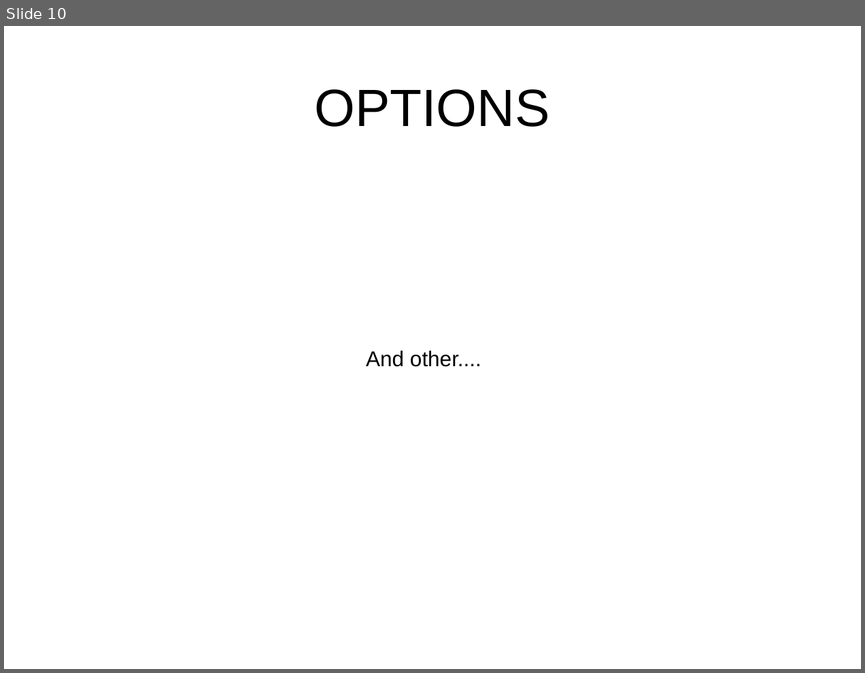
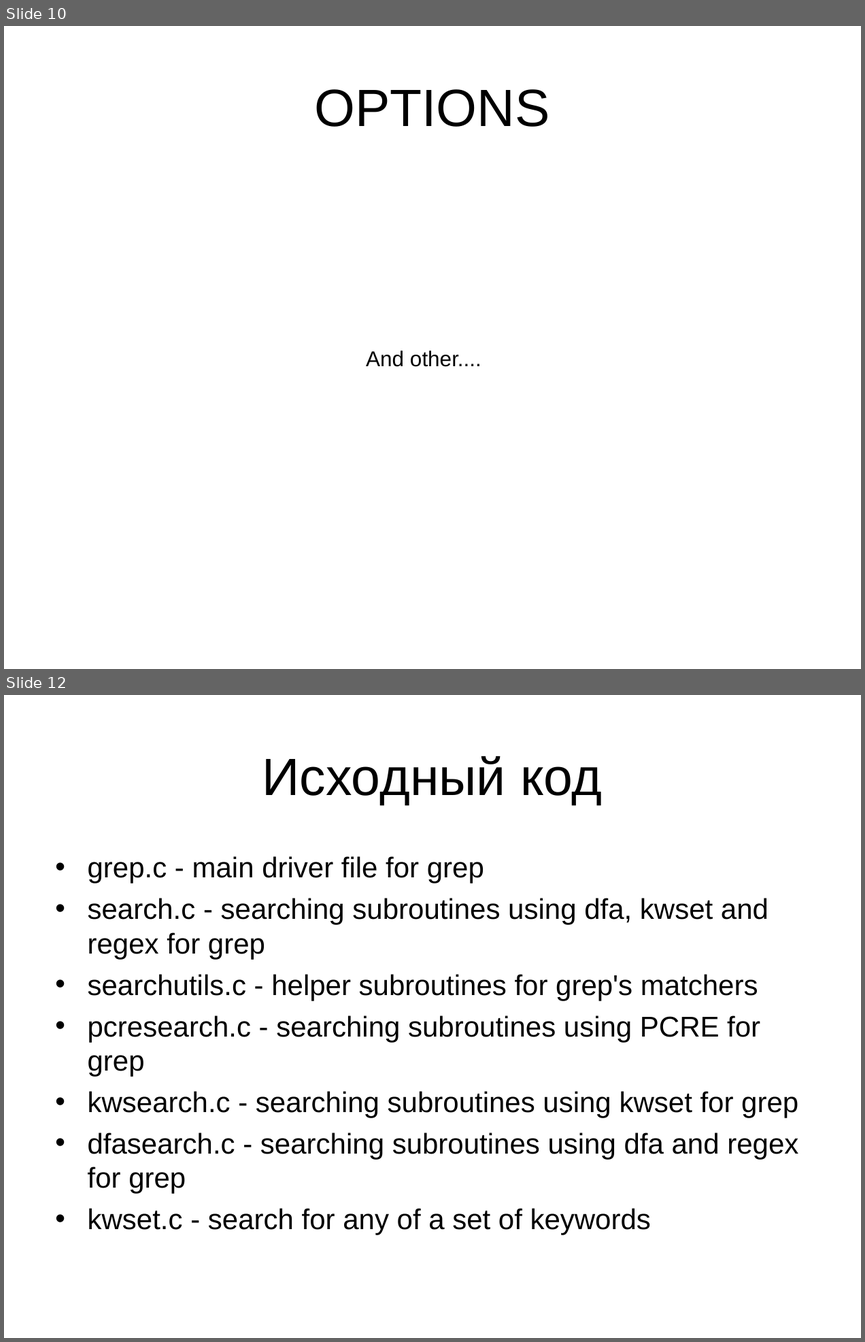
Before and after one commit to mmishak/SPbPU-master-1st-sem, a slide deck: sys_prog/grep.ppt. Shown one above the other, each under a label of ours: slide 10 before the commit, slides 10 and 12 after it; the slides between them are not shown. The pictures are 865x673 and 865x1342 pixels, drawn with LibreOffice and Linux fonts; fonts in the diff are those of the drawing. Boxes give left, top, right and bottom in pixels: in the first picture for what was removed or moved away, otherwise in the second. Text is boxed around its words. In the diff, an @@ line names an element or a change of style, - is before the commit and + after.

```diff
--- a/sys_prog/grep.ppt
+++ b/sys_prog/grep.ppt
@@ slide 12 added at [4,695,861,1338], background #FFFFFF @@
@@ title added at [262,756,602,805], 44 pt, text #000000 @@
+Исходный код
@@ text added at [88,856,798,1235], 24 pt, text #000000 @@
+• grep.c - main driver file for grep
+• search.c - searching subroutines using dfa, kwset and regex for grep
+• searchutils.c - helper subroutines for grep's matchers
+• pcresearch.c - searching subroutines using PCRE for grep
+• kwsearch.c - searching subroutines using kwset for grep
+• dfasearch.c - searching subroutines using dfa and regex for grep
+• kwset.c - search for any of a set of keywords
```
Also in this commit, not shown: 1 slide changed, 17 other files.
